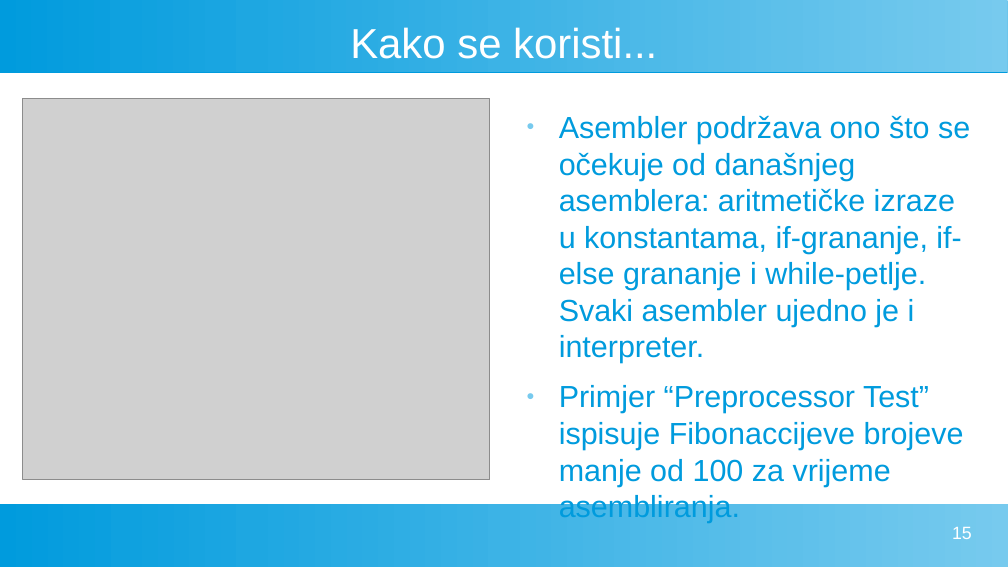
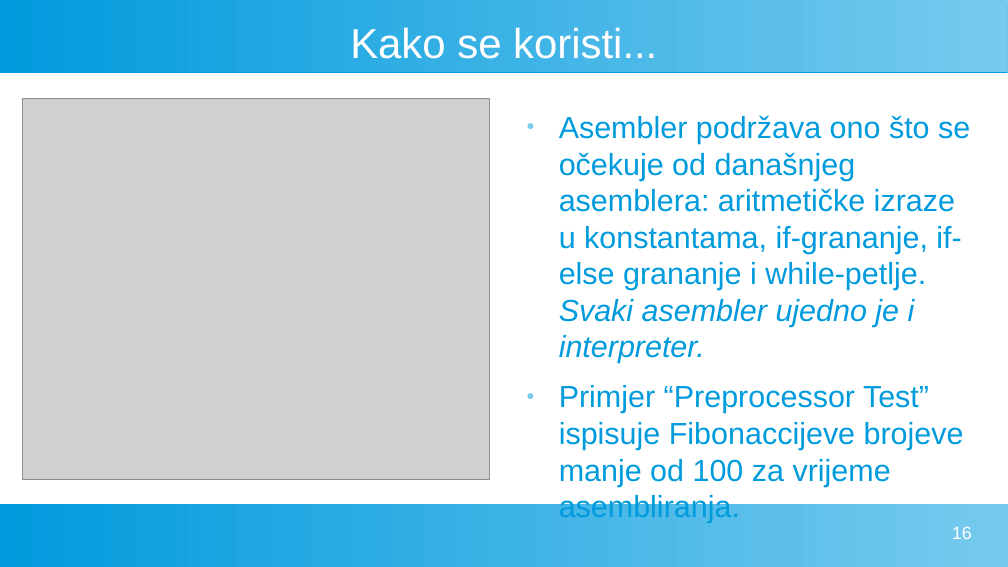
Before and after one commit to FlatAssembler/PicoBlaze_Simulator_in_JS, a slide deck: slide 16 of seminar/PicoBlaze.odp (slide 15 before the commit). Drawn at 1008x567 pixels with LibreOffice and Linux fonts; fonts in the diff are those of the drawing; grey boxes stand for pictures. Boxes give left, top, right and bottom in pixels: in the first picture for what was removed or moved away, otherwise in the second. Text is boxed around its words. In the diff, an @@ line names an element or a change of style, - is before the commit and + after.

```diff
--- a/seminar/PicoBlaze.odp
+++ b/seminar/PicoBlaze.odp
@@ text at (x1=559, y1=115, x2=970, y2=363): italic on in "Svaki asembler ujedno je i interpreter." @@
```
Also in this commit, not shown: 2 other slides changed, 2 slides added, 1 other file.
